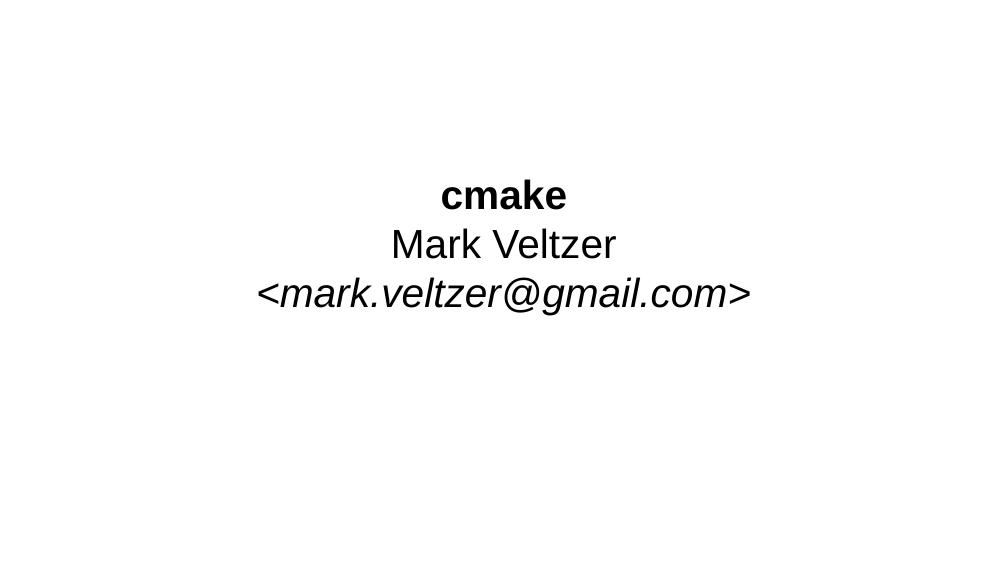
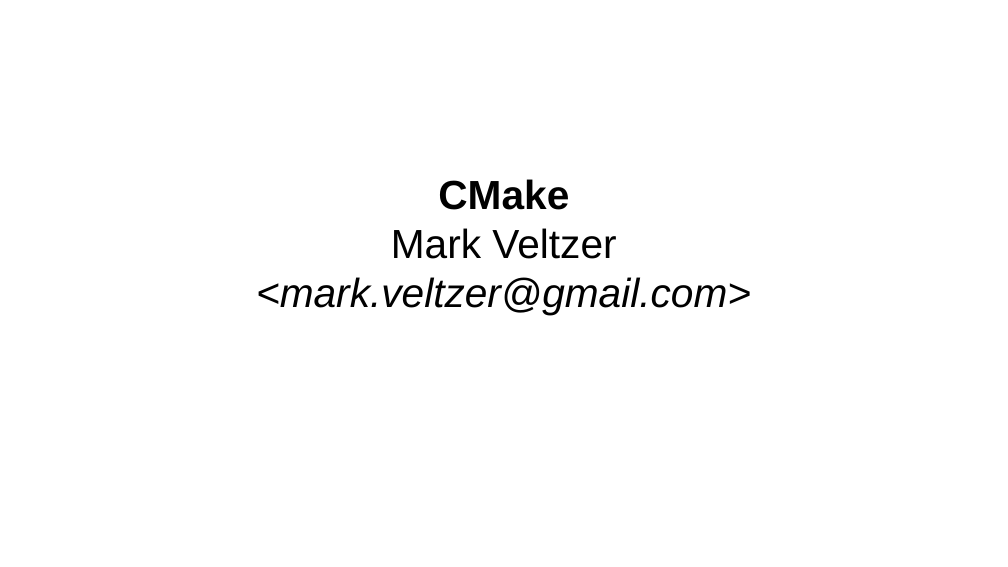
Before and after one commit to veltzer/teaching-slides, a slide deck: slide 1 of odp/cmake/cmake.odp. Drawn at 1008x567 pixels with LibreOffice and Linux fonts; fonts in the diff are those of the drawing. Boxes give left, top, right and bottom in pixels: in the first picture for what was removed or moved away, otherwise in the second. Text is boxed around its words. In the diff, an @@ line names an element or a change of style, - is before the commit and + after.

Commit message:
new version

```diff
--- a/odp/cmake/cmake.odp
+++ b/odp/cmake/cmake.odp
@@ text at (438,179,569,210): text changed @@
-cmake
+CMake
```
Also in this commit, not shown: 35 slides added.
